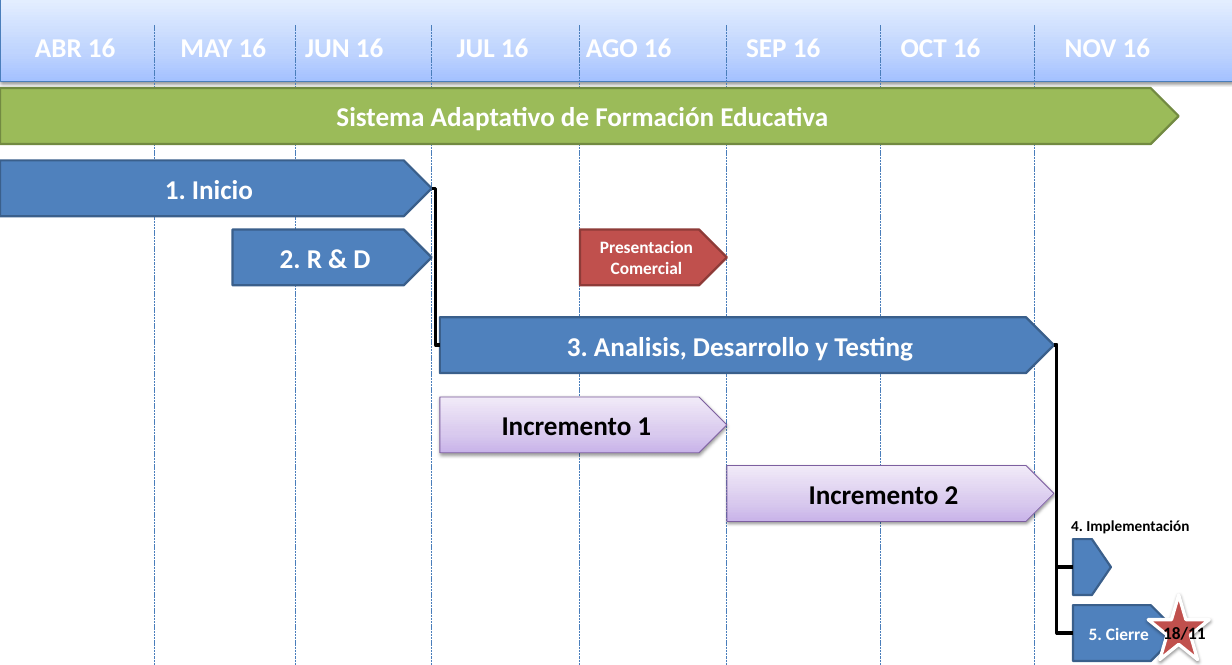
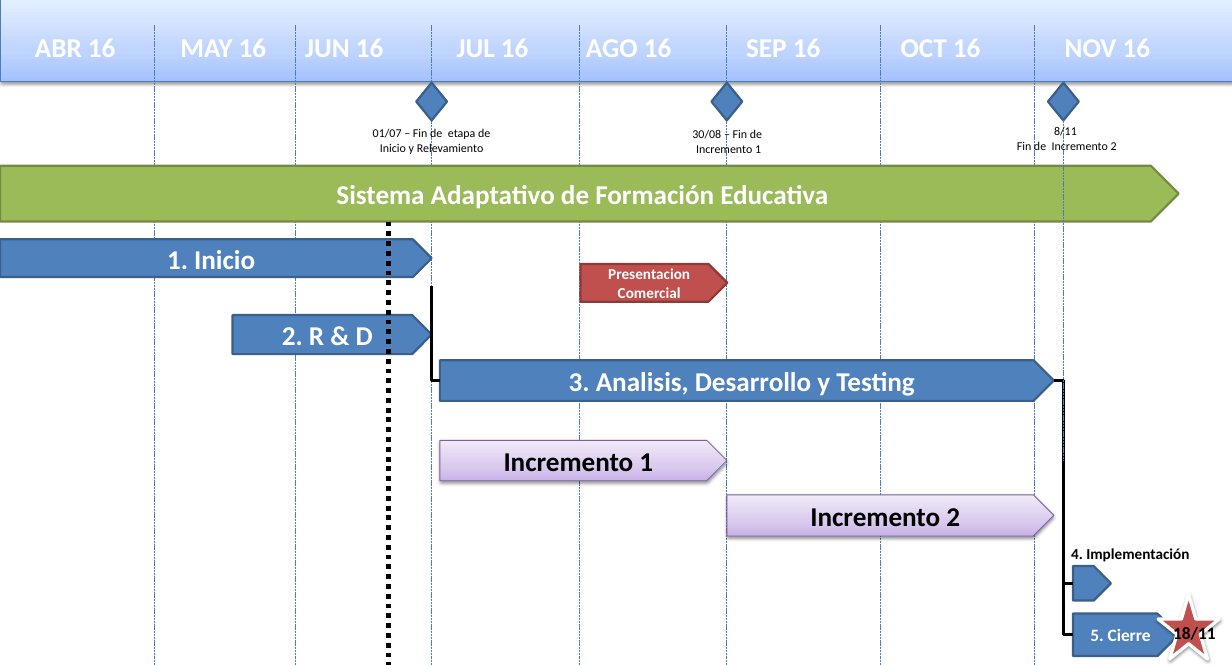
Before and after one commit to safabox/SAFE, a slide deck: slide 1 of trunk/docs/Entregables/Gantt/Gantt Alto Nivel v1.4.pptx. Drawn at 1232x665 pixels with LibreOffice and Linux fonts; fonts in the diff are those of the drawing. Boxes give left, top, right and bottom in pixels: in the first picture for what was removed or moved away, otherwise in the second. Text is boxed around its words. In the diff, an @@ line names an element or a change of style, - is before the commit and + after.

```diff
--- a/trunk/docs/Entregables/Gantt/Gantt Alto Nivel v1.4.pptx
+++ b/trunk/docs/Entregables/Gantt/Gantt Alto Nivel v1.4.pptx
@@ diamond added at <box>416,83,447,120</box>, fill #4F81BD, outline #3A5F8C 2 pt @@
@@ diamond added at <box>712,83,742,120</box>, fill #4F81BD, outline #3A5F8C 2 pt @@
@@ diamond added at <box>1048,83,1079,120</box>, fill #4F81BD, outline #3A5F8C 2 pt @@
@@ text added at <box>373,128,490,156</box>, 11 pt, text #000000 @@
+01/07 – Fin de etapa de Inicio y Relevamiento
@@ text added at <box>692,129,762,156</box>, 11 pt, text #000000 @@
+30/08 – Fin de Incremento 1
@@ text added at <box>1017,125,1117,154</box>, 11 pt, text #000000 @@
+8/11
+Fin de Incremento 2
@@ line added from (1063, 120) to (1063, 461), #4B7EBC 0.75 pt dashed @@
@@ pentagon arrow "Sistema Adaptativo de Formación Educativa": place and size @@
-pentagon arrow "Sistema Adaptativo de Formación Educativa" at <box>0,88,1179,144</box>
+pentagon arrow "Sistema Adaptativo de Formación Educativa" at <box>0,166,1179,221</box>
@@ pentagon arrow "1. Inicio": place and size @@
-pentagon arrow "1. Inicio" at <box>0,160,432,216</box>
+pentagon arrow "1. Inicio" at <box>0,239,432,277</box>
@@ line added from (388, 221) to (388, 665), #000000 4.5 pt dashed @@
@@ pentagon arrow "Presentacion Comercial": place and size @@
-pentagon arrow "Presentacion Comercial" at <box>580,229,727,285</box>
+pentagon arrow "Presentacion Comercial" at <box>580,264,727,301</box>
@@ pentagon arrow "Presentacion Comercial" at <box>580,264,727,301</box>: size 16 to 14 pt @@
@@ elbow line moved from (432, 189) - (440, 345) to (432, 286) - (440, 380) @@
@@ pentagon arrow "2. R & D": place and size @@
-pentagon arrow "2. R & D" at <box>232,229,431,285</box>
+pentagon arrow "2. R & D" at <box>232,315,431,354</box>
@@ pentagon arrow "3. Analisis, Desarrollo y Testing": place and size @@
-pentagon arrow "3. Analisis, Desarrollo y Testing" at <box>440,317,1054,372</box>
+pentagon arrow "3. Analisis, Desarrollo y Testing" at <box>440,361,1054,401</box>
@@ elbow line moved from (1054, 345) - (1073, 633) to (1054, 380) - (1073, 634) @@
@@ elbow line moved from (1054, 345) - (1073, 567) to (1054, 380) - (1073, 584) @@
@@ pentagon arrow "Incremento 1": place and size @@
-pentagon arrow "Incremento 1" at <box>440,397,727,452</box>
+pentagon arrow "Incremento 1" at <box>440,440,727,480</box>
@@ pentagon arrow "Incremento 2": place and size @@
-pentagon arrow "Incremento 2" at <box>727,465,1054,521</box>
+pentagon arrow "Incremento 2" at <box>727,495,1054,536</box>
@@ text "4. Implementación": place and size @@
-text "4. Implementación" at <box>1071,520,1189,534</box>
+text "4. Implementación" at <box>1071,548,1189,562</box>
@@ pentagon arrow: place and size @@
-pentagon arrow at <box>1073,539,1112,594</box>
+pentagon arrow at <box>1073,566,1112,600</box>
@@ star: place and size @@
-star at <box>1148,595,1209,660</box>
+star at <box>1158,594,1219,659</box>
@@ pentagon arrow "5. Cierre": place and size @@
-pentagon arrow "5. Cierre" at <box>1073,605,1179,661</box>
+pentagon arrow "5. Cierre" at <box>1073,613,1179,656</box>
@@ text "18/11": place and size @@
-text "18/11" at <box>1163,625,1206,644</box>
+text "18/11" at <box>1173,625,1216,644</box>
```
Also in this commit, not shown: 1 other file.
